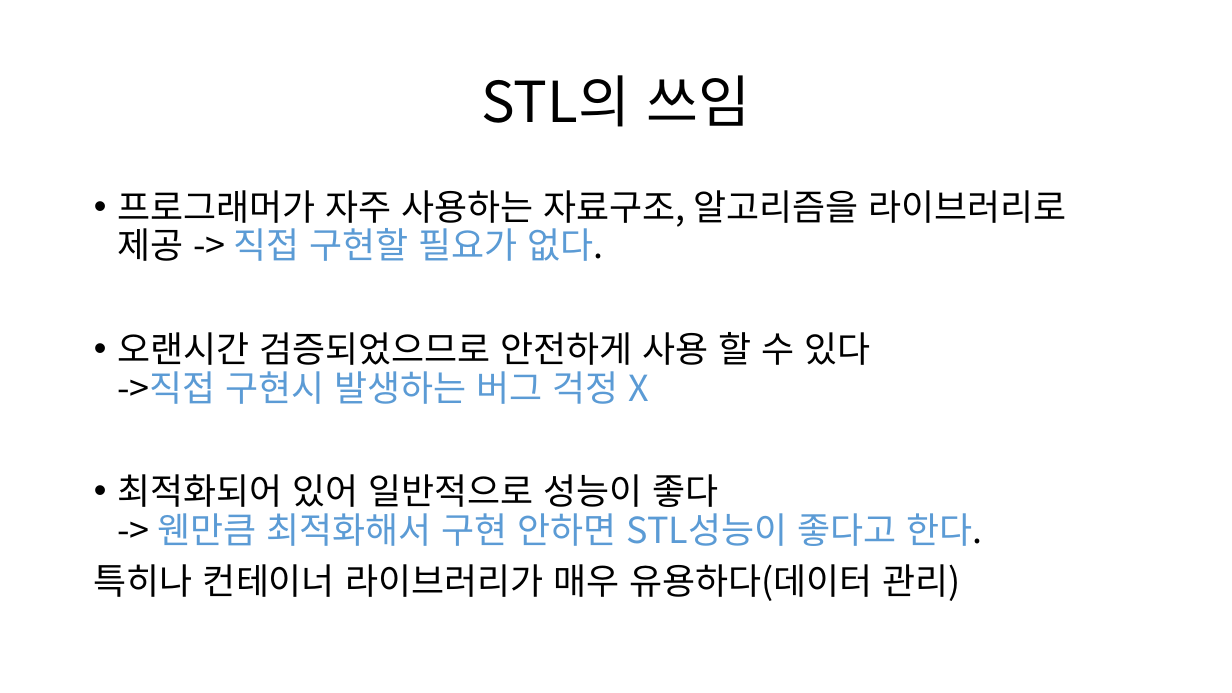
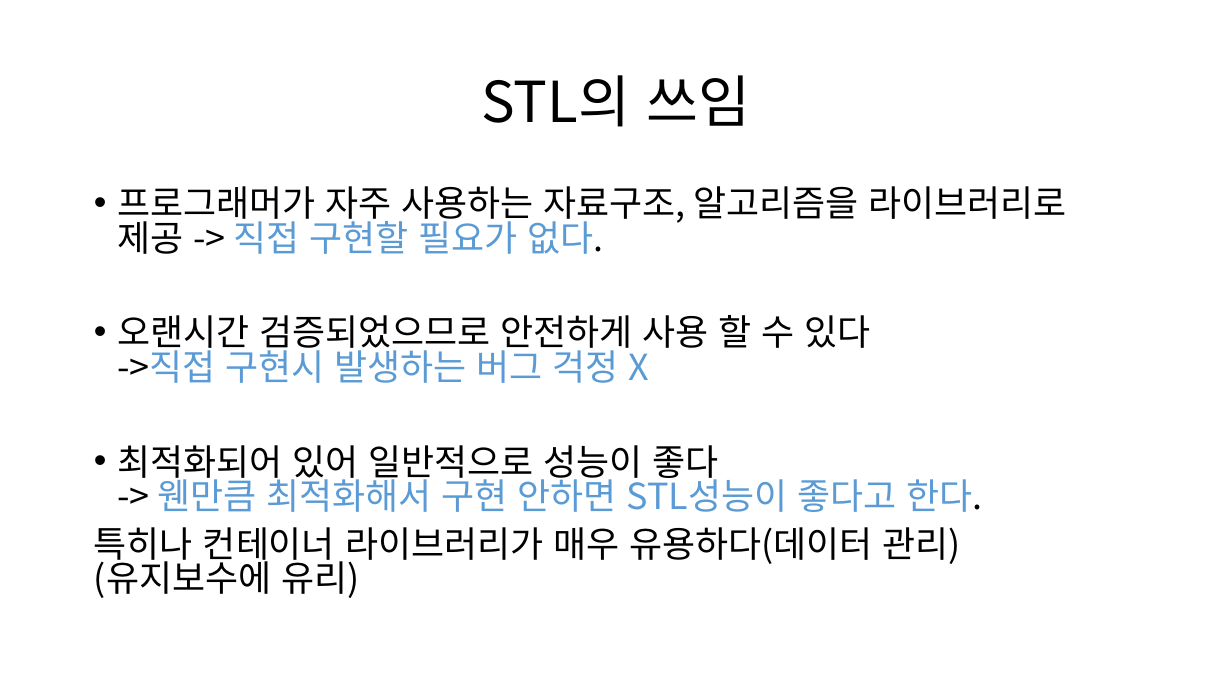
Before and after one commit to LeeInJae/meteor, a slide deck: slide 6 of Study/20131007_LeeInJae/STL.pptx (slide 4 before the commit). Drawn at 1232x693 pixels with LibreOffice and Linux fonts; fonts in the diff are those of the drawing. Boxes give left, top, right and bottom in pixels: in the first picture for what was removed or moved away, otherwise in the second. Text is boxed around its words. In the diff, an @@ line names an element or a change of style, - is before the commit and + after.

```diff
--- a/Study/20131007_LeeInJae/STL.pptx
+++ b/Study/20131007_LeeInJae/STL.pptx
@@ text at [117,186,1066,512]: line spacing 0.9 to 0.8 @@
@@ text at [94,527,960,598]: text changed @@
-특히나 컨테이너 라이브러리가 매우 유용하다(데이터 관리)
+특히나 컨테이너 라이브러리가 매우 유용하다(데이터 관리)
+(유지보수에 유리)
```
Also in this commit, not shown: 2 other slides changed, 10 slides added, 2 other files.
